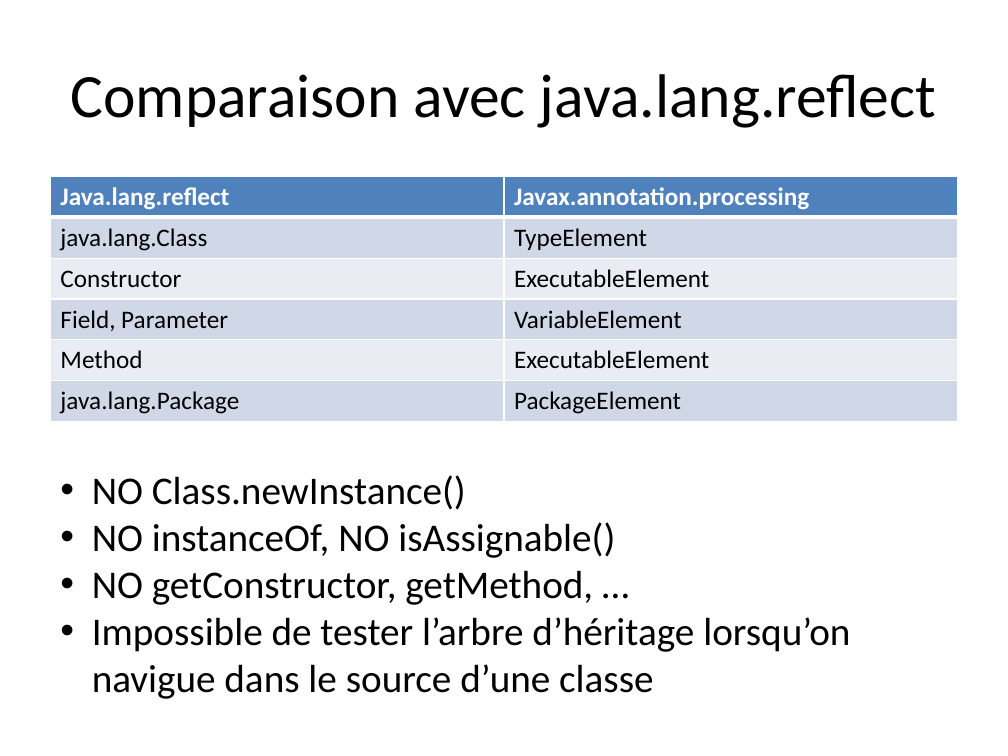
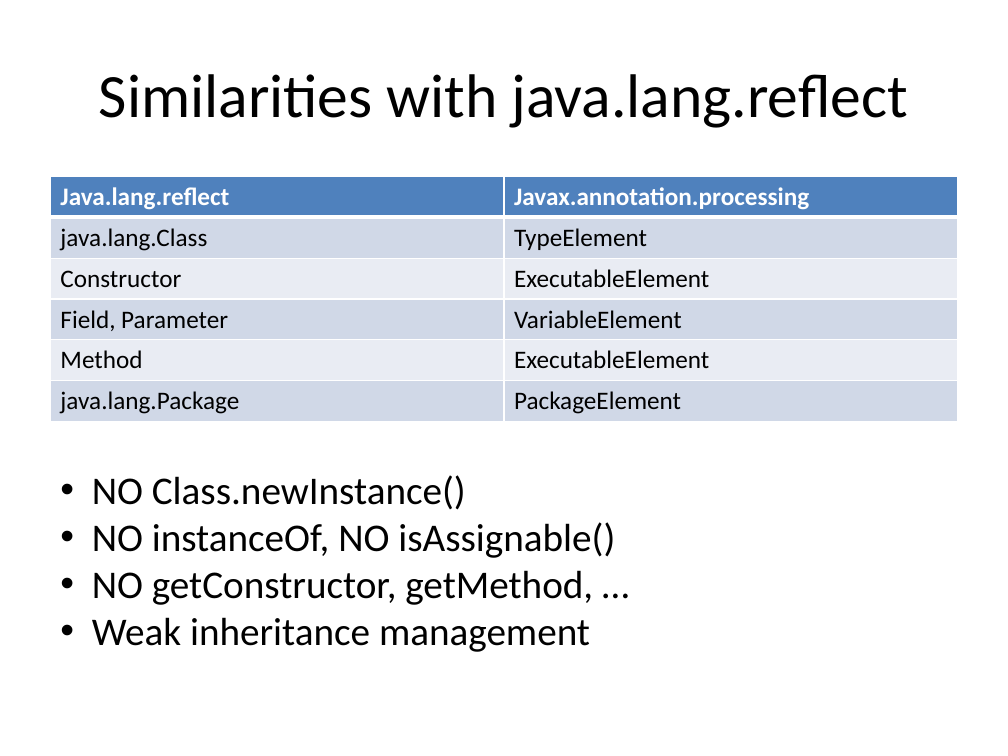
Before and after one commit to dbaeli/ez18n, a slide deck: slide 18 of ez18n-slides/javaone-2012/ez18n_javaone2012.pptx (slide 17 before the commit). Drawn at 1008x756 pixels with LibreOffice and Linux fonts; fonts in the diff are those of the drawing; background and template pictures are left out. Boxes give left, top, right and bottom in pixels: in the first picture for what was removed or moved away, otherwise in the second. Text is boxed around its words. In the diff, an @@ line names an element or a change of style, - is before the commit and + after.

Commit message:
JavaOne v2

```diff
--- a/ez18n-slides/javaone-2012/ez18n_javaone2012.pptx
+++ b/ez18n-slides/javaone-2012/ez18n_javaone2012.pptx
@@ title at bbox=[99, 74, 908, 128]: text changed @@
-Comparaison avec java.lang.reflect
+Similarities with java.lang.reflect
@@ text at bbox=[92, 617, 590, 652]: text changed @@
-• Impossible de tester l’arbre d’héritage lorsqu’on navigue dans le source d’une classe
+• Weak inheritance management
```
Also in this commit, not shown: 6 other slides changed, 4 slides added, 39 slides removed.
